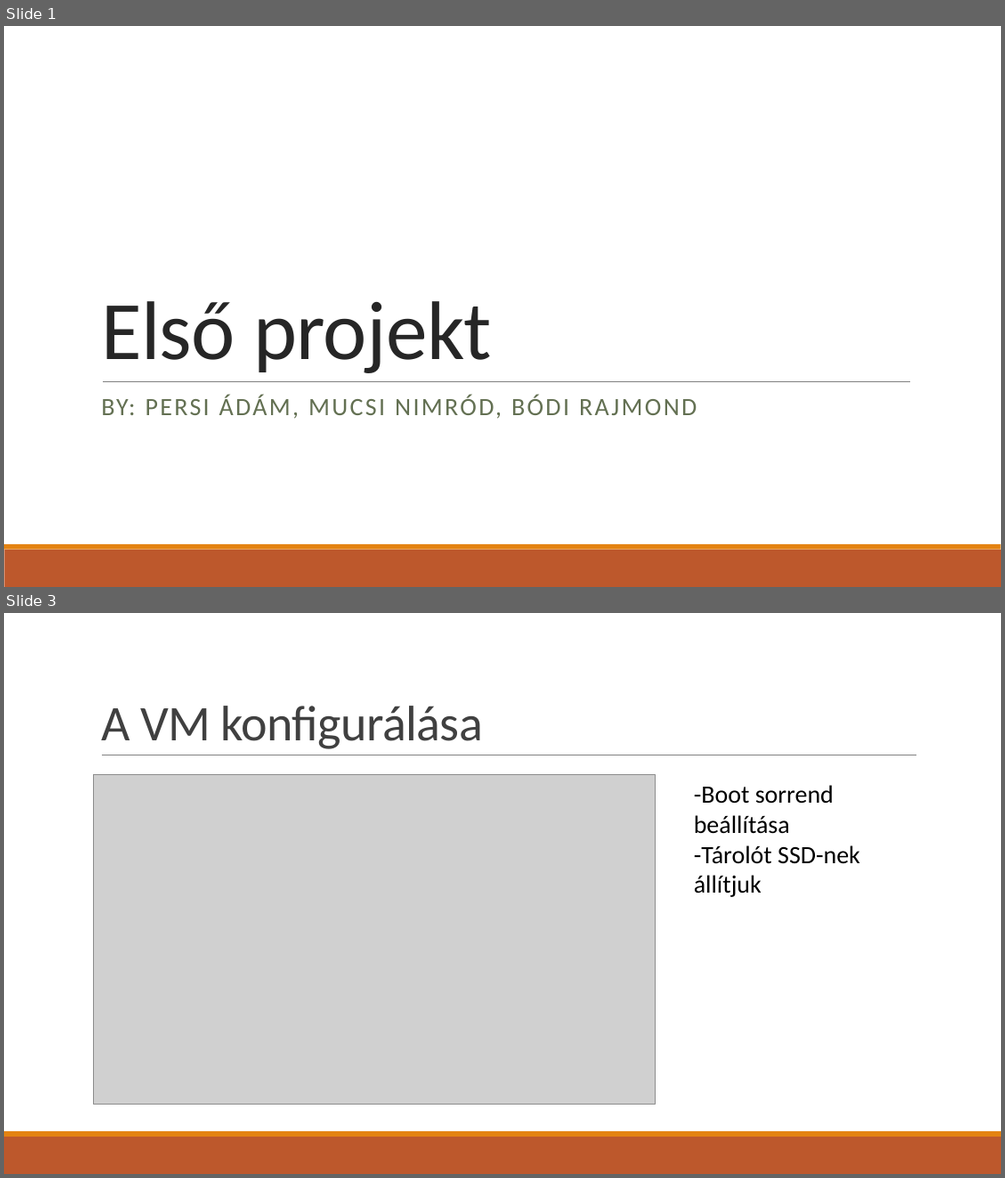
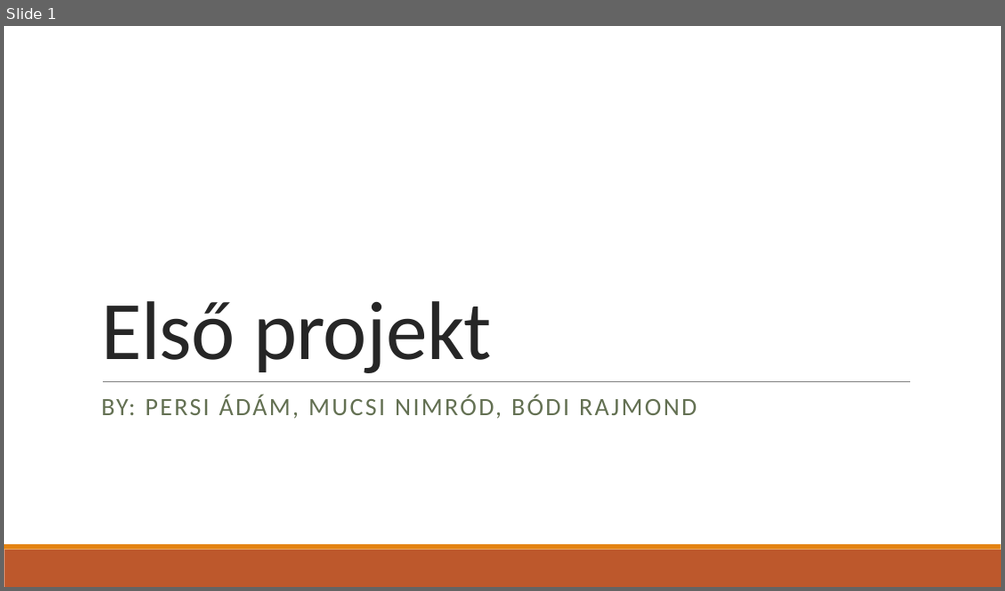
Before and after one commit to Tucsok2/Vizsga, a slide deck: dokumentáció/Első projekt.pptx. Shown one above the other, each under a label of ours: slides 1 and 3 before the commit, slide 1 after it; the slides between them are not shown. The pictures are 1005x1178 and 1005x591 pixels, drawn with LibreOffice and Linux fonts; fonts in the diff are those of the drawing; grey boxes stand for pictures. Boxes give left, top, right and bottom in pixels: in the first picture for what was removed or moved away, otherwise in the second. Text is boxed around its words. In the diff, an @@ line names an element or a change of style, - is before the commit and + after.

```diff
--- a/dokumentáció/Első projekt.pptx
+++ b/dokumentáció/Első projekt.pptx
@@ slide 3 removed at [4, 613, 1001, 1174], background #FFFFFF; not listed: 2 template elements that a slide beside it also shows @@
@@ title removed at [101, 706, 483, 749] @@
-A VM konfigurálása
@@ line removed from (102, 755) to (917, 755) @@
@@ picture removed at [94, 774, 655, 1103] @@
@@ text removed at [694, 785, 860, 897] @@
--Boot sorrend beállítása
--Tárolót SSD-nek állítjuk
```
Also in this commit, not shown: 5 slides changed, 1 other file.
